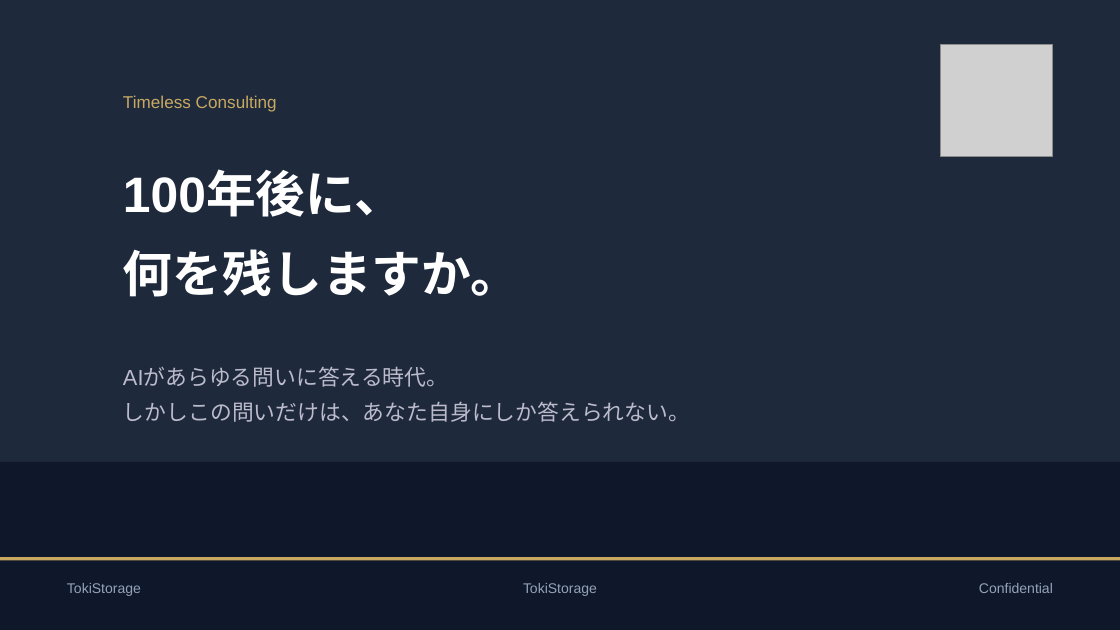
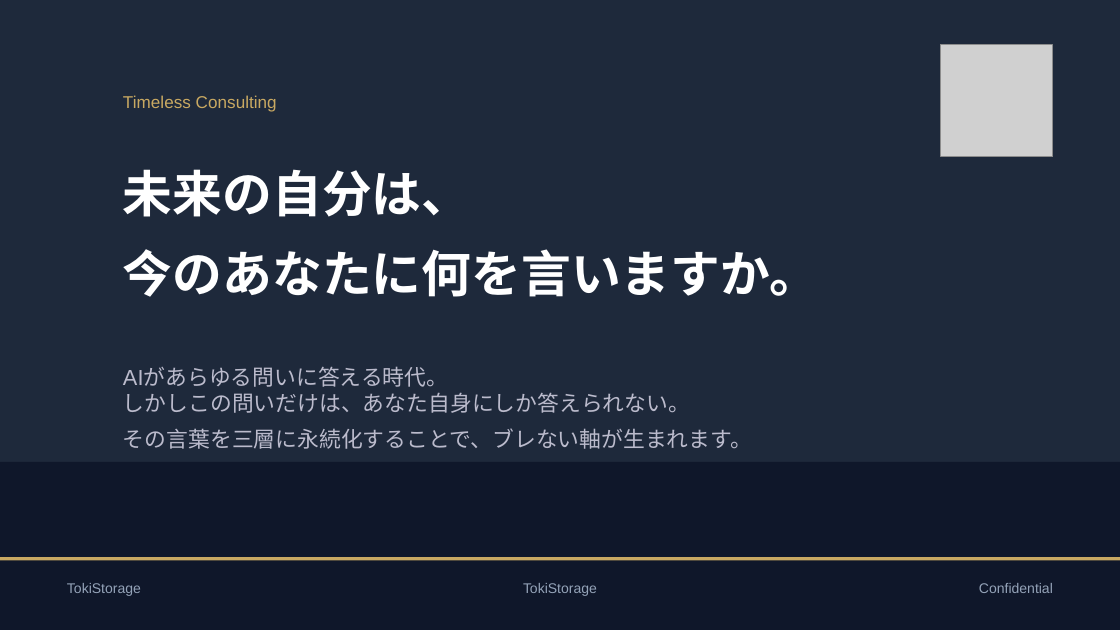
Before and after one commit to tokistorage/lp, a slide deck: slide 1 of tokistorage-client-deck.pptx. Drawn at 1120x630 pixels with LibreOffice and Linux fonts; fonts in the diff are those of the drawing; grey boxes stand for pictures. Boxes give left, top, right and bottom in pixels: in the first picture for what was removed or moved away, otherwise in the second. Text is boxed around its words. In the diff, an @@ line names an element or a change of style, - is before the commit and + after.

```diff
--- a/tokistorage-client-deck.pptx
+++ b/tokistorage-client-deck.pptx
@@ text at box(123, 169, 819, 297): text changed @@
-100年後に、
-何を残しますか。
+未来の自分は、
+今のあなたに何を言いますか。
@@ text at box(123, 368, 752, 449): text changed @@
-AIがあらゆる問いに答える時代。
-しかしこの問いだけは、あなた自身にしか答えられない。
+AIがあらゆる問いに答える時代。
+しかしこの問いだけは、あなた自身にしか答えられない。
+その言葉を三層に永続化することで、ブレない軸が生まれます。
```
Also in this commit, not shown: 7 other slides changed, 1 other file.
